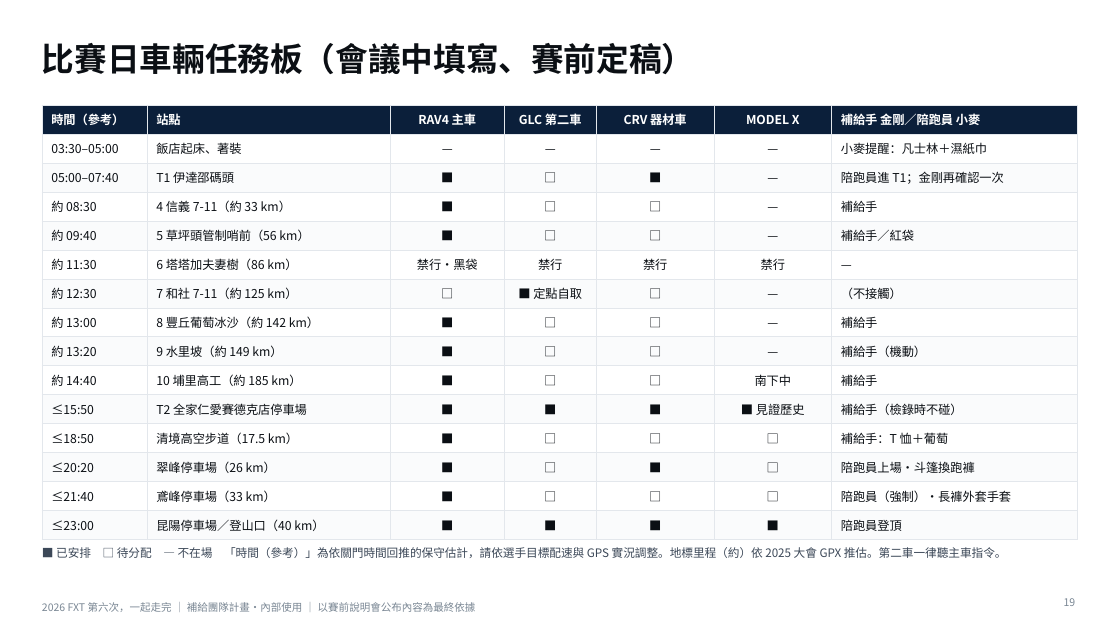
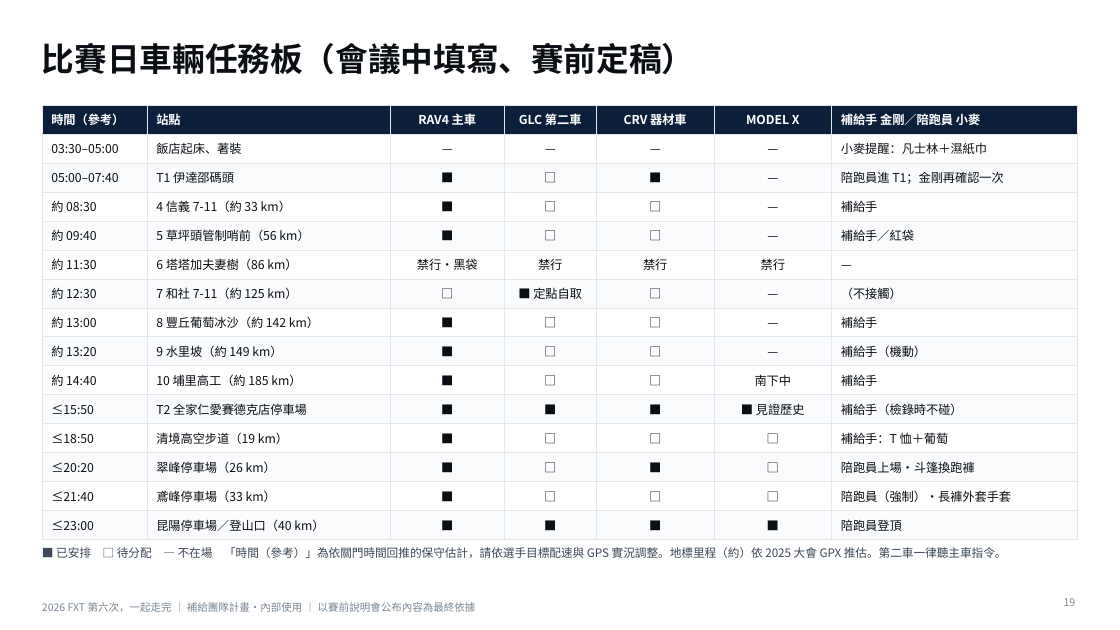
Before and after one commit to powermovebboy-sys/Race-site, a slide deck: slide 19 of deck/2026_FXT_第六次一起走完.pptx. Drawn at 1120x630 pixels with LibreOffice and Linux fonts; fonts in the diff are those of the drawing. Boxes give left, top, right and bottom in pixels: in the first picture for what was removed or moved away, otherwise in the second. Text is boxed around its words. In the diff, an @@ line names an element or a change of style, - is before the commit and + after.

```diff
--- a/deck/2026_FXT_第六次一起走完.pptx
+++ b/deck/2026_FXT_第六次一起走完.pptx
@@ table at [42,105,1078,535] @@
-row 12, column 2: 清境高空步道（17.5 km）
+row 12, column 2: 清境高空步道（19 km）
```
Also in this commit, not shown: 3 other slides changed, 8 other files.
